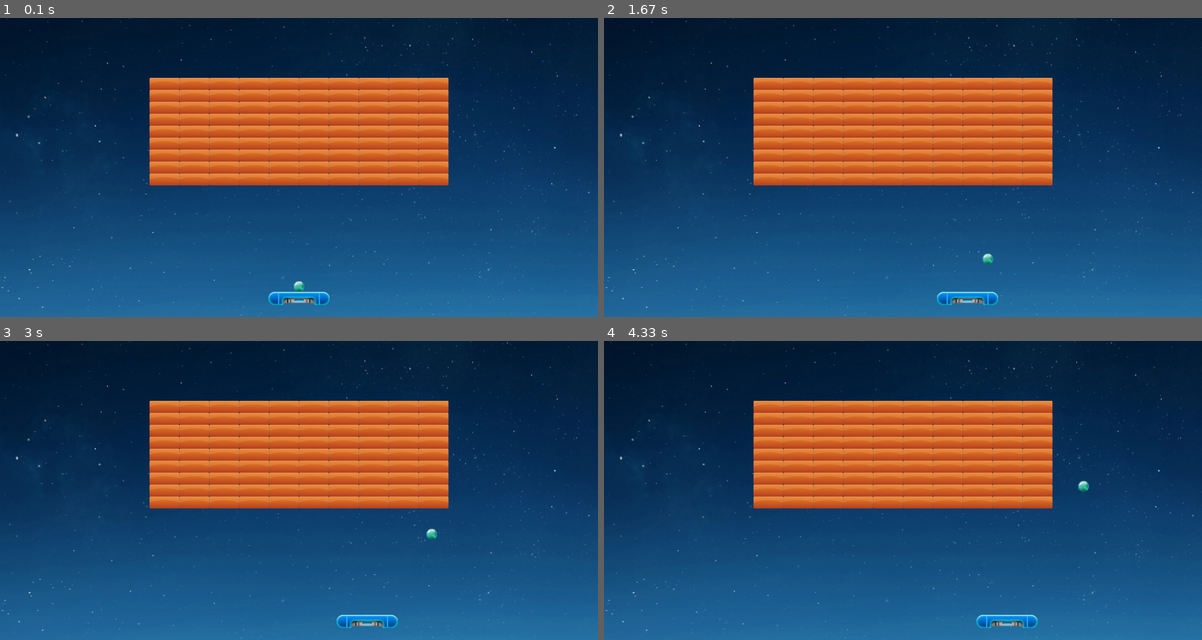
Above: before the commit, frames 1-4 (two rows, left to right).
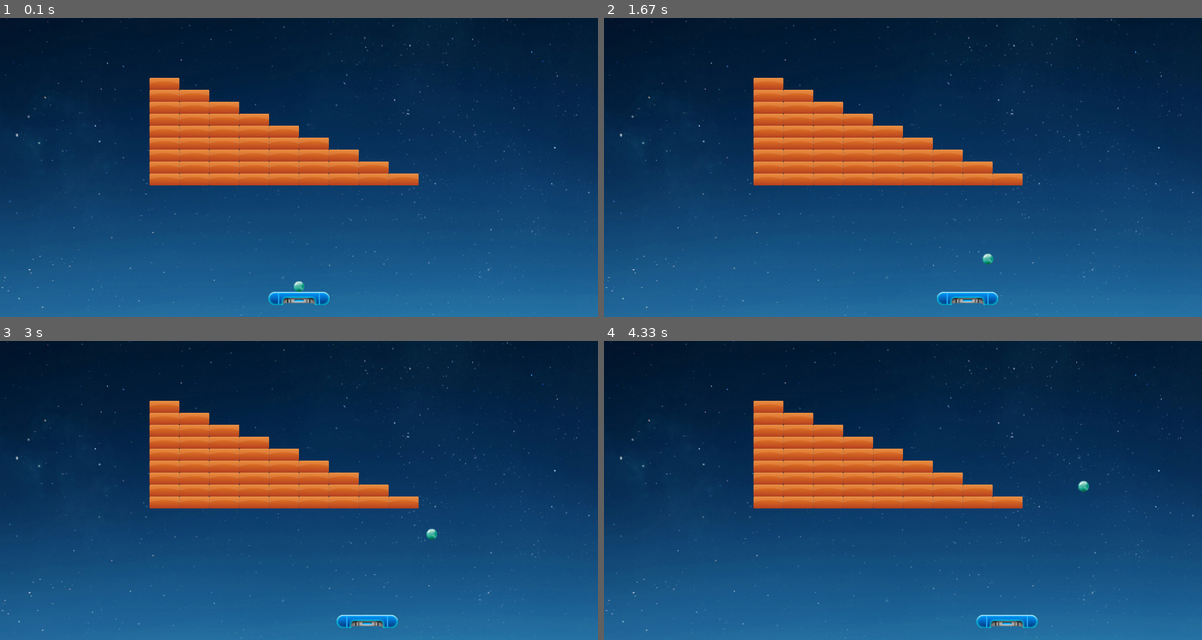
Above: after the commit, the same moments.

Repository: wtraceback/Pygame-Practice
Game: pygame game, started from Arkanoid/main.py
Same seed, same stepped clock (60 frames per second), same inputs: the game is played once before the commit and once after it.
Inputs:
- Up to frame 1 (0.1 s): no input
- Up to frame 2 (1.67 s): hold Right 0.33-0.8 s; hold Right 0.83-1.3 s; tap Space at 0.9, 1.2, 1.4 s; hold Left from 1.33 s (still down)
- Up to frame 3 (3 s): tap Space at 1.7, 1.97, 2.27, 2.4, 2.7 s; release Left at 1.87 s; hold Left 1.9-2.3 s; hold Right 2.33-2.97 s
- Up to frame 4 (4.33 s): hold Left 3-3.47 s; tap Space at 3.07, 3.37, 3.57, 3.87, 4.07 s; hold Right 3.5-3.97 s; hold Right from 4 s (still down)

The runs differ from the first frame. In frame 1, 9.0% of the frame differs, in the area x 30-75%, y 20-56%; in frame 2, 9.0%; in frame 3, 9.0%; in frame 4, 9.0%.

Commit message:
设置每一个等级砖块排列的方式

Diff:
--- a/Arkanoid/game_functions.py
+++ b/Arkanoid/game_functions.py
@@ -64,10 +64,9 @@
 
     # 检测弹球碰到左右墙壁以及顶上的墙壁
     if ball.rect.left < 0 or ball.rect.right > sets.screen_width:
-        sets.ball_speed_factor[0] *= -1
-    # if ball.rect.top < 0 or ball.rect.bottom > sets.screen_height:
+        sets.ball_speed_factor[0] *= sets.reverse_direction
     if ball.rect.top < 0:
-        sets.ball_speed_factor[1] *= -1
+        sets.ball_speed_factor[1] *= sets.reverse_direction
 
     #  检测弹球触碰到屏幕底部
     if ball.rect.bottom > sets.screen_height:
@@ -75,7 +74,7 @@
 
     # 检测弹球的碰撞
     if collided(ball, baffle):
-        sets.ball_speed_factor[1] *= -1
+        sets.ball_speed_factor[1] *= sets.reverse_direction
 
 
 def collided(b, e):
@@ -97,15 +96,30 @@
     return False
 
 
-def create_brick_group(sets, screen, baffle):
+def create_brick_group(sets, screen):
     """创建砖块组"""
-    brick_tool = Brick(sets, screen)
-    number_brick_x = get_number_brick_x(sets, brick_tool)
-    number_brick_rows = get_number_brick_y(sets, brick_tool, baffle)
+    brick_level_group = {
+        'level_1': [1, 2, 3, 4, 5, 6, 7, 8, 9],
+        'level_2': [10, 8, 6, 4, 2, 4, 6, 8, 10],
+        'level_3': [2, 4, 6, 8, 10, 8, 6, 4, 2],
+    }
 
-    for brick_row in range(number_brick_rows):
-        for brick_x_num in range(number_brick_x):
+    brick_level = brick_level_group['level_1']
+    brick_rows =len(brick_level)
+    for brick_row in range(brick_rows):
+        for brick_x_num in range(brick_level[brick_row]):
             create_brick(sets, screen, brick_x_num, brick_row)
+
+
+# def create_brick_group(sets, screen, baffle):
+#     """创建砖块组"""
+#     brick_tool = Brick(sets, screen)
+#     number_brick_x = get_number_brick_x(sets, brick_tool)
+#     number_brick_rows = get_number_brick_y(sets, brick_tool, baffle)
+#
+#     for brick_row in range(number_brick_rows):
+#         for brick_x_num in range(number_brick_x):
+#             create_brick(sets, screen, brick_x_num, brick_row)
 
 
 def get_number_brick_x(sets, brick_tool):
--- a/Arkanoid/main.py
+++ b/Arkanoid/main.py
@@ -21,7 +21,7 @@
     ball = Ball(sets, screen, baffle)
 
     # 创建砖块组
-    gf.create_brick_group(sets, screen, baffle)
+    gf.create_brick_group(sets, screen)
 
     # 开始游戏主循环
     while True:
--- a/Arkanoid/settings.py
+++ b/Arkanoid/settings.py
@@ -22,6 +22,7 @@
 
         # 弹球的移动速度
         self.ball_speed_factor = [1, -1]
+        self.reverse_direction = -1
 
         # 砖块组
         self.brick_list = []
